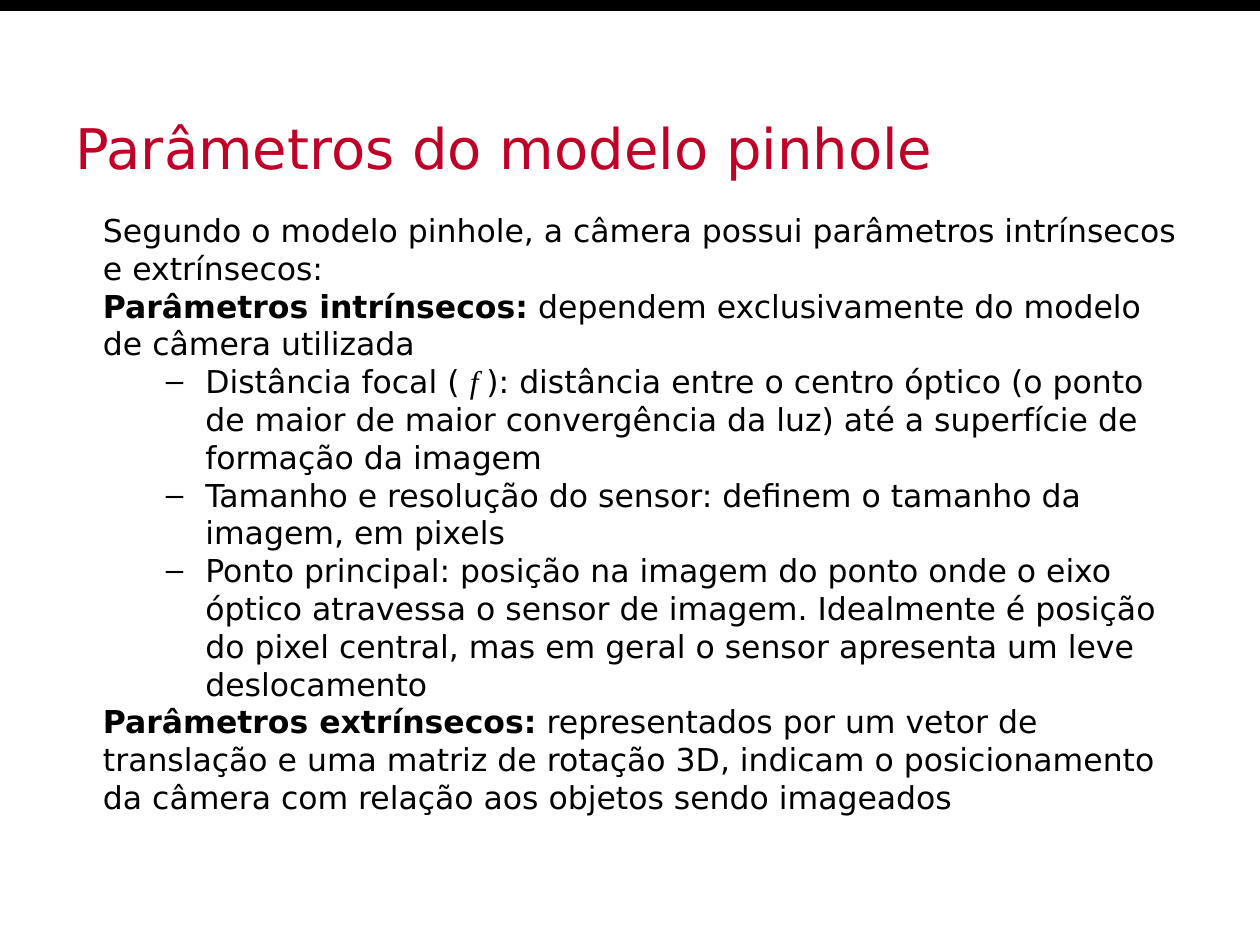
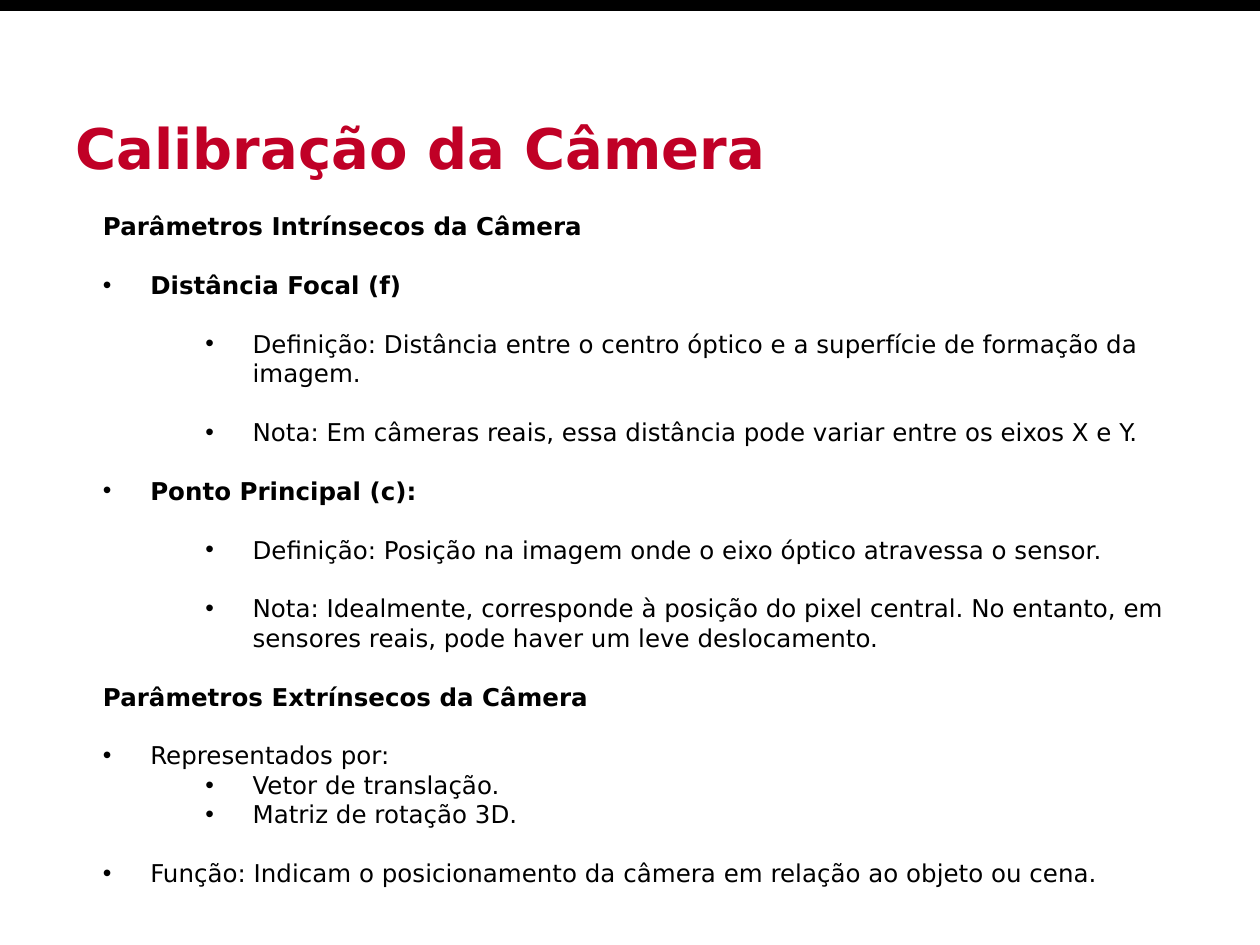
Before and after one commit to Insper/robotica-computacional, a slide deck: slide 11 of docs/modulos/02-modelo-de-camera/slides.pptx (slide 6 before the commit). Drawn at 1260x945 pixels with LibreOffice and Linux fonts; fonts in the diff are those of the drawing; background and template pictures are left out. Boxes give left, top, right and bottom in pixels: in the first picture for what was removed or moved away, otherwise in the second. Text is boxed around its words. In the diff, an @@ line names an element or a change of style, - is before the commit and + after.

Commit message:
slide m2

```diff
--- a/docs/modulos/02-modelo-de-camera/slides.pptx
+++ b/docs/modulos/02-modelo-de-camera/slides.pptx
@@ title at (x1=75, y1=124, x2=765, y2=180): text changed; bold on @@
-Parâmetros do modelo pinhole
+Calibração da Câmera
@@ text at (x1=103, y1=215, x2=1163, y2=887): text changed; size 18 to 14 pt @@
-Segundo o modelo pinhole, a câmera possui parâmetros intrínsecos e extrínsecos:
-Parâmetros intrínsecos: dependem exclusivamente do modelo de câmera utilizada
-  – Distância focal ( f ): distância entre o centro óptico (o ponto de maior de maior convergência da luz) até a superfície de formação da imagem
-  – Tamanho e resolução do sensor: definem o tamanho da imagem, em pixels
-  – Ponto principal: posição na imagem do ponto onde o eixo óptico atravessa o sensor de imagem. Idealmente é posição do pixel central, mas em geral o sensor apresenta um leve deslocamento
-Parâmetros extrínsecos: representados por um vetor de translação e uma matriz de rotação 3D, indicam o posicionamento da câmera com relação aos objetos sendo imageados
+Parâmetros Intrínsecos da Câmera
+• Distância Focal (f)
+  • Definição: Distância entre o centro óptico e a superfície de formação da imagem.
+  • Nota: Em câmeras reais, essa distância pode variar entre os eixos X e Y.
+• Ponto Principal (c):
+  • Definição: Posição na imagem onde o eixo óptico atravessa o sensor.
+  • Nota: Idealmente, corresponde à posição do pixel central. No entanto, em sensores reais, pode haver um leve deslocamento.
+Parâmetros Extrínsecos da Câmera
+• Representados por:
+  • Vetor de translação.
+  • Matriz de rotação 3D.
+• Função: Indicam o posicionamento da câmera em relação ao objeto ou cena.
```
Also in this commit, not shown: 5 other slides changed, 9 slides added, 7 slides removed, 1 other file.
